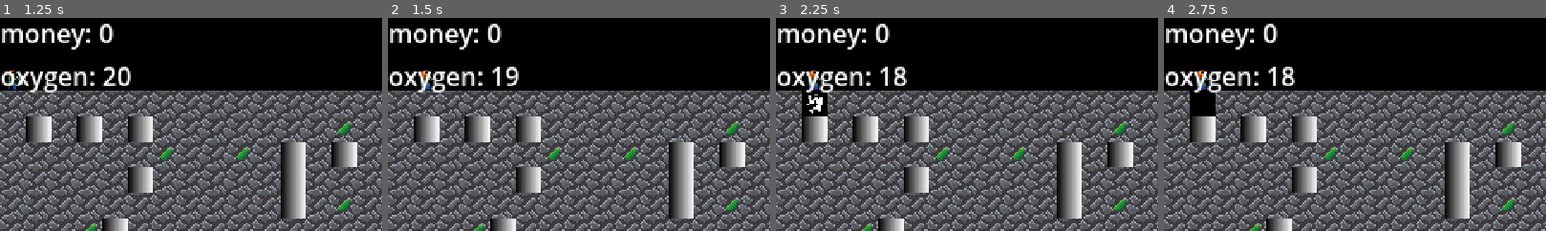
Above: before the commit, frames 1-4 (left to right).
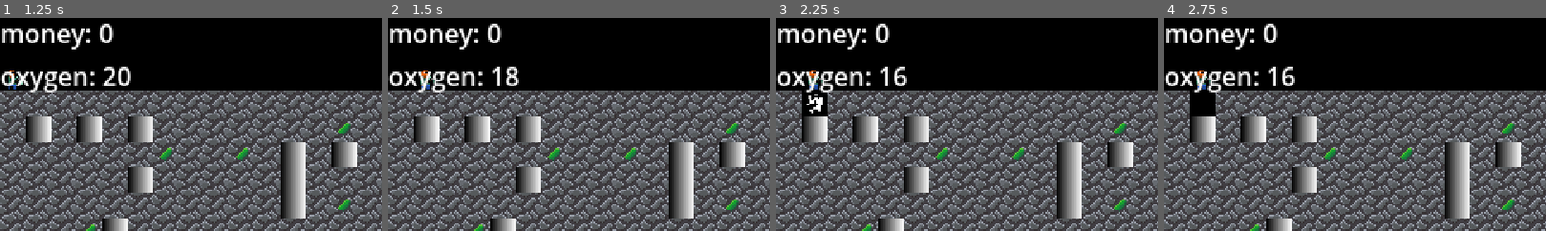
Above: after the commit, the same moments.

Repository: dtsykunov/simple-platformer
Game: Godot game, scene res://main/main.tscn
Two runs of this game, one before a commit and one after it. Both use one fixed random seed, a clock stepped at 60 frames per second and the inputs below.
Inputs:
- Up to frame 1 (1.25 s): click "Start" at 0.5 s
- Up to frame 2 (1.5 s): tap Enter at 1.25 s; hold Right (right) from 1.28 s (still down)
- Up to frame 3 (2.25 s): tap Space at 2 s; release Right (right) at 2.03 s; hold Down (down) from 2.03 s (still down)
- Up to frame 4 (2.75 s): keep holding Down (down)
The pictures show only the part of the screen within x 0-50%, y 0-50%; the shares and areas given below are measured in that part.

Frame 1 is identical in both runs. In frame 2, 0.2% of the frame differs, in the area x 31-35%, y 22-32%; in frame 3, 0.2%; in frame 4, 0.2%.

Commit message:
Update goalcheck

Diff:
--- a/player/player.gd
+++ b/player/player.gd
@@ -5,6 +5,7 @@
 
 @export var block_particle: PackedScene
 
+@onready var last_player_pos = position
 
 var inputs = {
 	"right": Vector2.RIGHT,
@@ -27,6 +28,10 @@
 	ray.force_raycast_update()
 	if !ray.is_colliding():
 		position += inputs[dir] * Global.tile_size
+		if last_player_pos.y != position.y:
+			ResourceManager.try_complete_goal(position)
+		ResourceManager.add_resource(ResourceManager.ResourceType.OXYGEN, -1)
+		last_player_pos = position
 		return
 
 	# TODO: move this logic to a separate script
@@ -44,3 +49,4 @@
 
 	tile_map_layer.erase_cell(cell)
 	tile_map_layer.set_cells_terrain_connect([cell], 0, -1)
+	ResourceManager.add_resource(ResourceManager.ResourceType.OXYGEN, -1)
